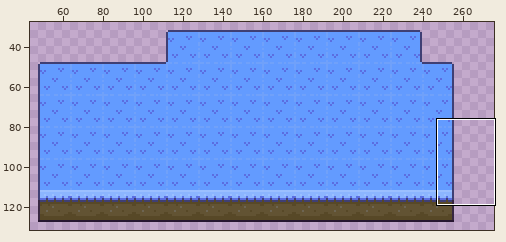
Two versions of one pixel-art file, assets/images/maps/park.aseprite. Above: a wide view before the commit, with the close-up outlined.
Close-up. Earlier state:
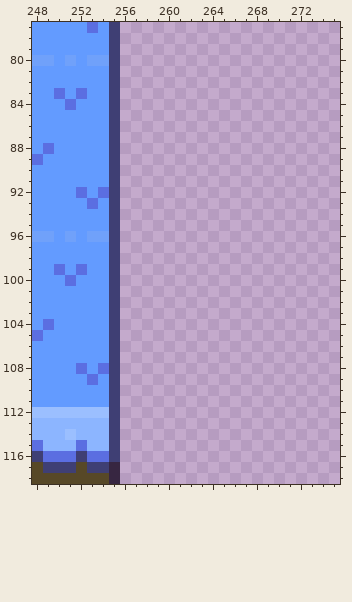
320x180 pixels, 1 frame. Shown: x 248..275, y 77..118. The wide view leaves out empty margins.
The result:
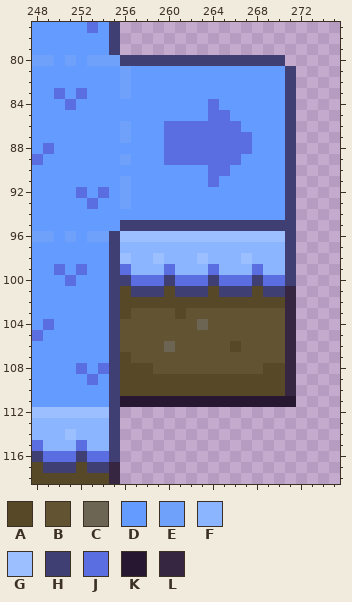
Palette (. is transparent): A #574827  B #625333  C #6d6553  D #639bff  E #70a1fa  F #8cb5ff  G #9bbfff  H #3f3f74  J #5b6ee1  K #271731  L #372641
Edits made:
y 80: x 255..270 H............... -> EHHHHHHHHHHHHHHH
y 81..83: x 255..271 H................ -> DEDDDDDDDDDDDDDDH
y 84: x 255..271 H................ -> DDDDDDDDDJDDDDDDH
y 85: x 255..271 H................ -> DDDDDDDDDJJDDDDDH
y 86: x 255..271 H................ -> DEDDDJJJJJJJDDDDH
y 87: x 255..271 H................ -> DEDDDJJJJJJJJDDDH
y 88: x 255..271 H................ -> DDDDDJJJJJJJJDDDH
y 89: x 255..271 H................ -> DEDDDJJJJJJJDDDDH
y 90: x 255..271 H................ -> DDDDDDDDDJJDDDDDH
y 91: x 255..271 H................ -> DEDDDDDDDJDDDDDDH
y 92..93: x 255..271 H................ -> DEDDDDDDDDDDDDDDH
y 94: x 255..271 H................ -> DDDDDDDDDDDDDDDDH
y 95: x 255..271 H................ -> DHHHHHHHHHHHHHHHH
y 96: x 256..271 ................ -> GGGGGGGGGGGGGGGH
y 97: x 256..271 ................ -> FFFFFFFFFFFFFFFH
y 98: x 256..271 ................ -> GFFGFFFGFFFGFFFH
y 99: x 256..271 ................ -> JFFFJFFFJFFFJFFH
y 100: x 256..271 ................ -> HJJJHJJJHJJJHJJH
y 101: x 256..271 ................ -> AHHHAHHHAHHHAHHL
y 102: x 256..271 ................ -> AAAAAAAAAAAAAAAL
y 103: x 256..271 ................ -> ABBBBABBBBBBBBBL
y 104: x 256..271 ................ -> BBBBBBBCBBBBBBBL
y 105: x 256..271 ................ -> BBBBBBBBBBBBBBBL
y 106: x 256..271 ................ -> BBBBCBBBBBABBBBL
y 107: x 256..271 ................ -> ABBBBBBBBBBBBBBL
y 108: x 256..271 ................ -> AAABBBBBBBBBBAAL
y 109..110: x 256..271 ................ -> AAAAAAAAAAAAAAAL
y 111: x 256..271 ................ -> KKKKKKKKKKKKKKKK
